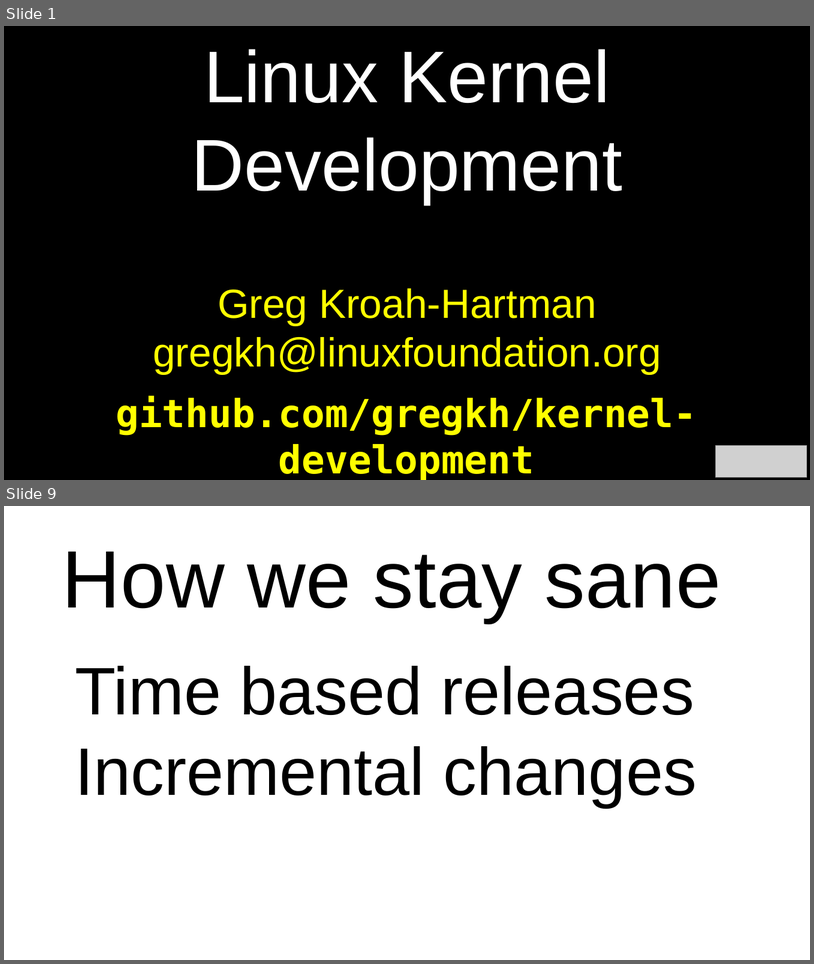
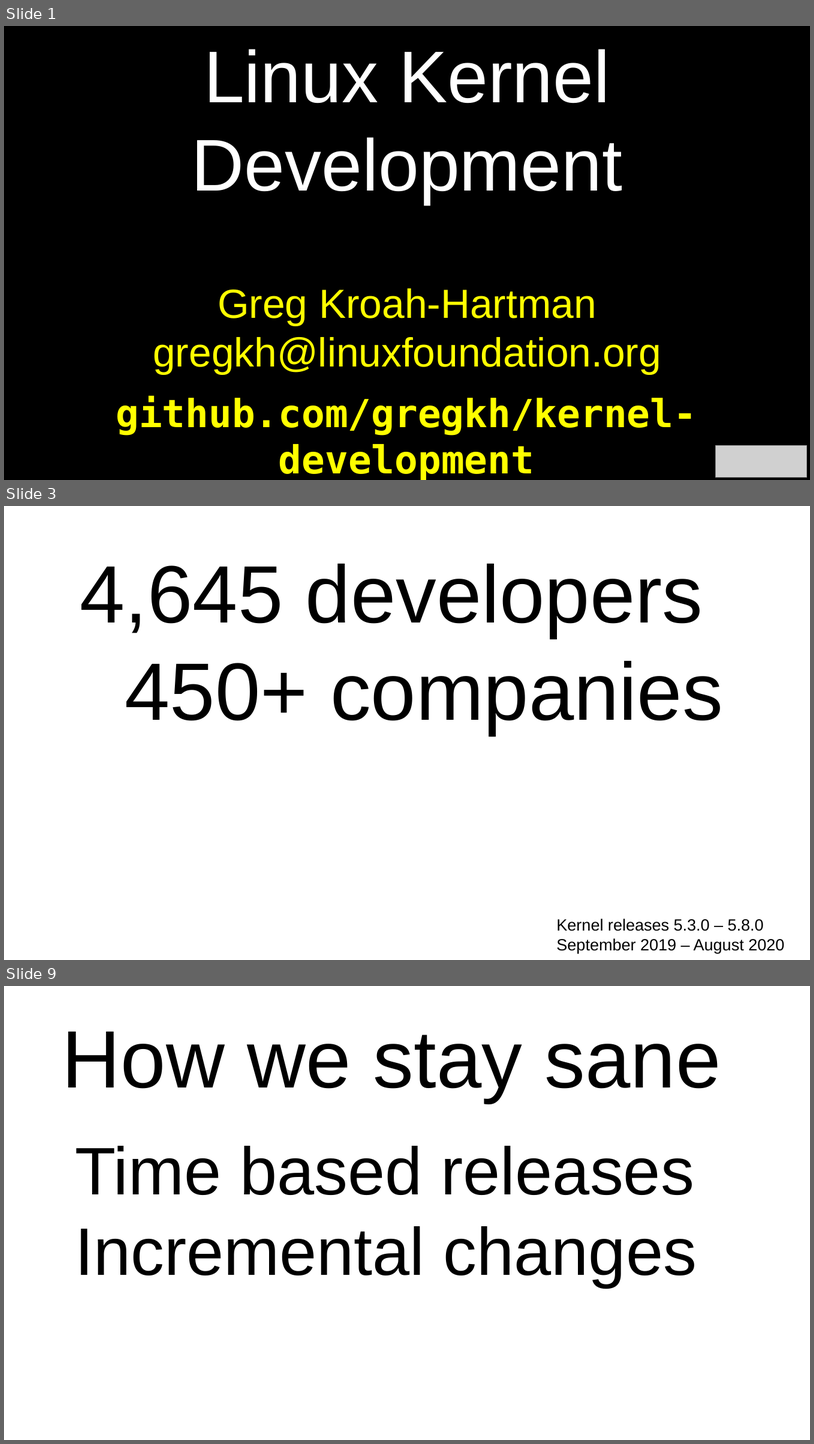
Before and after one commit to gregkh/kernel-development, a slide deck: kernel-development-wide.odp. Shown one above the other, each under a label of ours: slides 1 and 9 before the commit, slides 1, 3 and 9 after it; the slides between them are not shown. The pictures are 814x964 and 814x1444 pixels, drawn with LibreOffice and Linux fonts; fonts in the diff are those of the drawing; grey boxes stand for pictures. Boxes give left, top, right and bottom in pixels: in the first picture for what was removed or moved away, otherwise in the second. Text is boxed around its words. In the diff, an @@ line names an element or a change of style, - is before the commit and + after.

```diff
--- a/kernel-development-wide.odp
+++ b/kernel-development-wide.odp
@@ slide 3 added at (x1=4, y1=506, x2=810, y2=960), background #FFFFFF @@
@@ text added at (x1=80, y1=564, x2=723, y2=734), 80 pt, text #000000 @@
+4,645 developers
+450+ companies
@@ text added at (x1=557, y1=918, x2=785, y2=953), 16 pt, text #000000 @@
+Kernel releases 5.3.0 – 5.8.0
+September 2019 – August 2020
```
Also in this commit, not shown: 9 slides changed, 6 other slides added, 5 slides removed, 2 other files.
